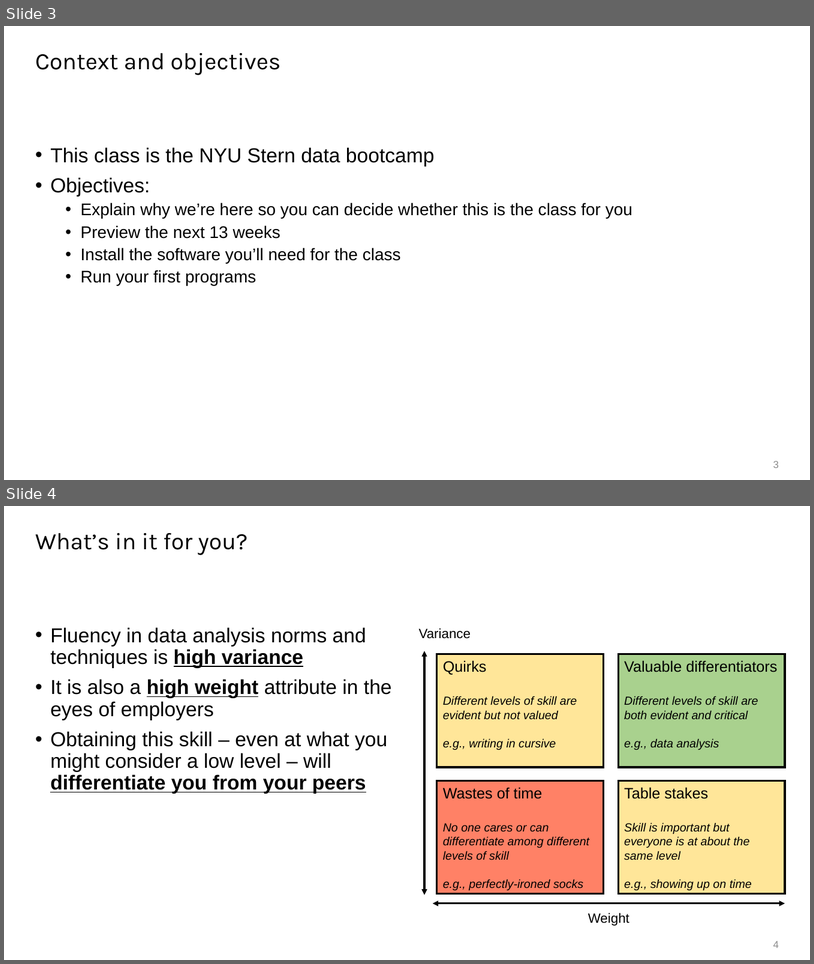
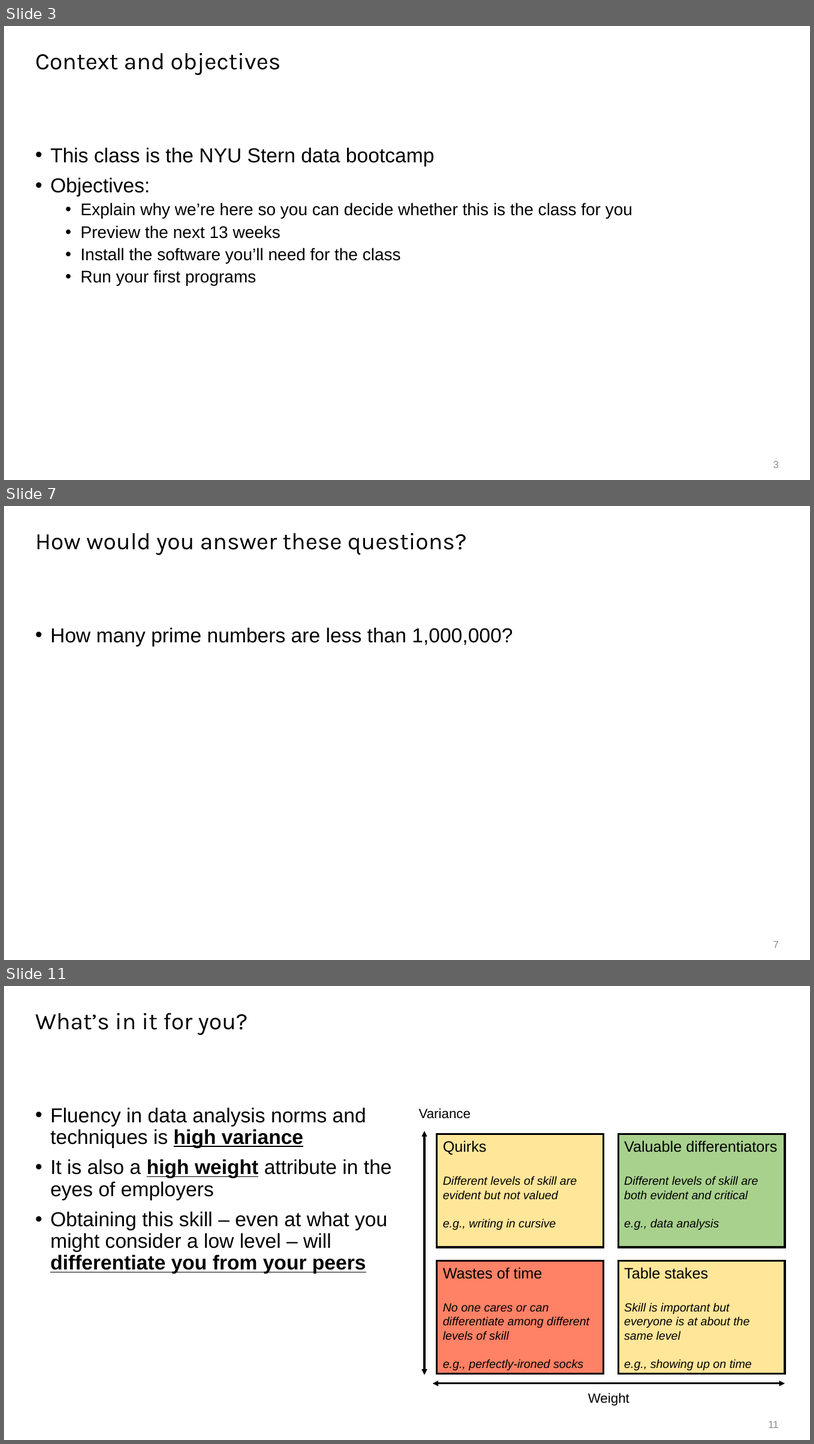
Before and after one commit to tobypenk/data-bootcamp, a slide deck: week 1/Session 1.pptx. Shown one above the other, each under a label of ours: slides 3 and 4 before the commit, slides 3, 7 and 11 after it; the slides between them are not shown. The pictures are 814x964 and 814x1444 pixels, drawn with LibreOffice and Linux fonts; fonts in the diff are those of the drawing. Boxes give left, top, right and bottom in pixels: in the first picture for what was removed or moved away, otherwise in the second. Text is boxed around its words. In the diff, an @@ line names an element or a change of style, - is before the commit and + after.

```diff
--- a/week 1/Session 1.pptx
+++ b/week 1/Session 1.pptx
@@ slide 7 added at box(4, 506, 810, 960), background #FFFFFF @@
@@ title added at box(35, 533, 467, 555), 28 pt, text #000000 @@
+How would you answer these questions?
@@ text added at box(50, 627, 513, 646), 24 pt, text #000000 @@
+• How many prime numbers are less than 1,000,000?
@@ page number added at box(774, 940, 779, 948), 12 pt, text #8C8C8C @@
+7
@@ what was slide 4 is now slide 11 @@
@@ page number at box(768, 1420, 779, 1428): text changed @@
-4
+11
```
Also in this commit, not shown: 1 slide changed, 9 other slides added.
